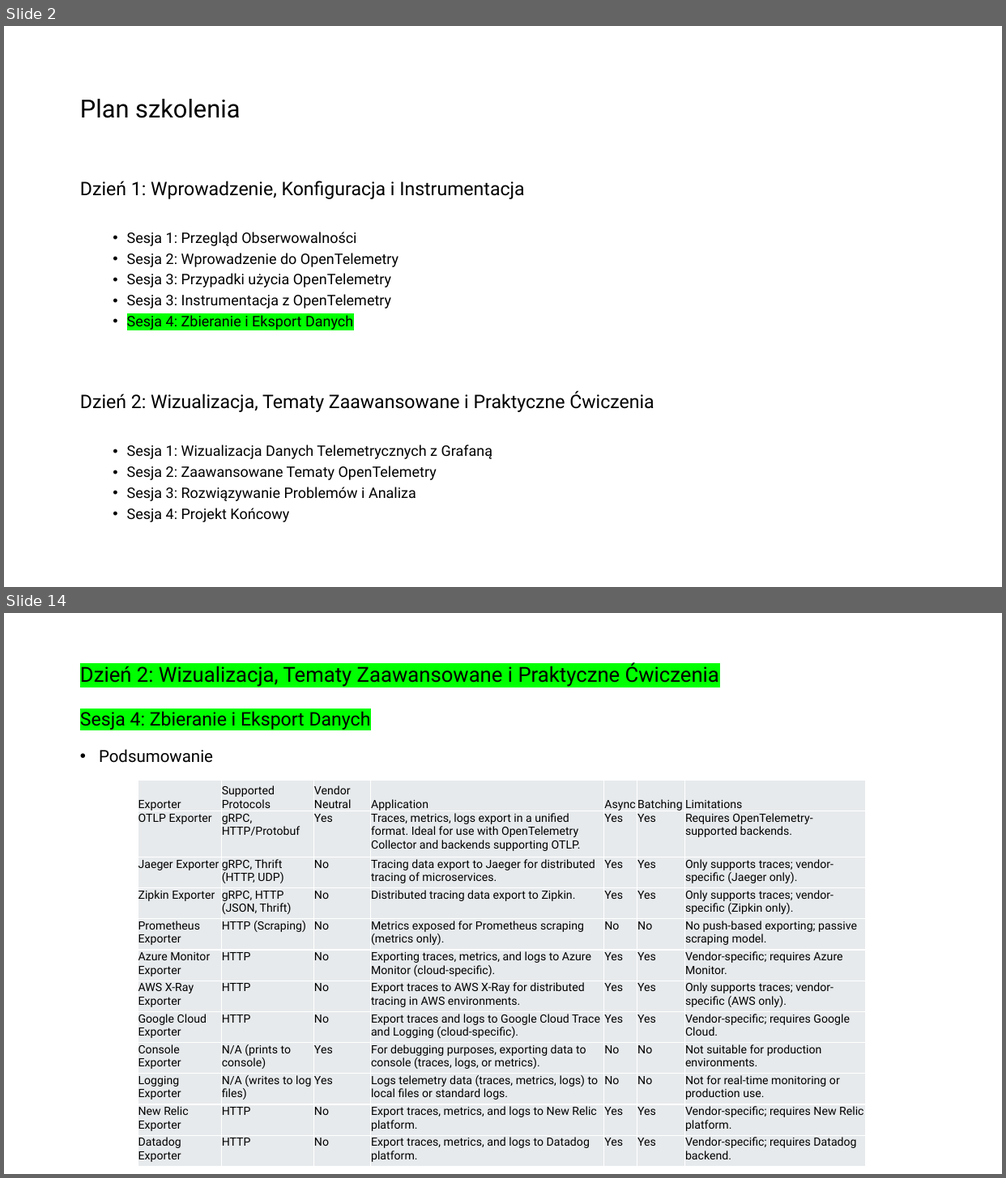
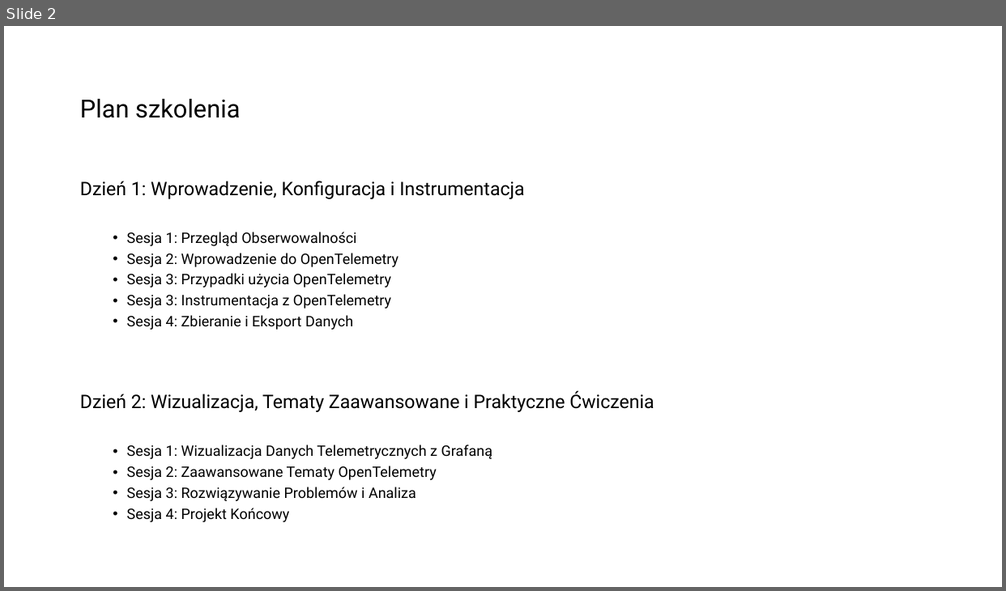
Before and after one commit to Kapsztajn/otel_training_python, a slide deck: otel teoria/Day 1 session 4.2 Konfiguracja Exporterow.pptx. Shown one above the other, each under a label of ours: slides 2 and 14 before the commit, slide 2 after it; the slides between them are not shown. The pictures are 1006x1178 and 1006x591 pixels, drawn with LibreOffice and Linux fonts; fonts in the diff are those of the drawing. Boxes give left, top, right and bottom in pixels: in the first picture for what was removed or moved away, otherwise in the second. Text is boxed around its words. In the diff, an @@ line names an element or a change of style, - is before the commit and + after.

```diff
--- a/otel teoria/Day 1 session 4.2 Konfiguracja Exporterow.pptx
+++ b/otel teoria/Day 1 session 4.2 Konfiguracja Exporterow.pptx
@@ slide 14 removed at (4,613,1002,1174), background #FFFFFF @@
@@ title removed at (80,663,719,730) @@
-Dzień 2: Wizualizacja, Tematy Zaawansowane i Praktyczne Ćwiczenia
-Sesja 4: Zbieranie i Eksport Danych
@@ text removed at (99,749,213,763) @@
-• Podsumowanie
@@ table removed at (138,780,867,1167), 12 rows, 7 columns @@
-Exporter | Supported Protocols | Vendor Neutral | Application | Async | Batching | Limitations
-OTLP Exporter | gRPC, HTTP/Protobuf | Yes | Traces, metrics, logs export in a unified format. Ideal for use with OpenTelemetry Collector and backends supporting OTLP. | Yes | Yes | Requires OpenTelemetry-supported backends.
-Jaeger Exporter | gRPC, Thrift (HTTP, UDP) | No | Tracing data export to Jaeger for distributed tracing of microservices. | Yes | Yes | Only supports traces; vendor-specific (Jaeger only).
-Zipkin Exporter | gRPC, HTTP (JSON, Thrift) | No | Distributed tracing data export to Zipkin. | Yes | Yes | Only supports traces; vendor-specific (Zipkin only).
-Prometheus Exporter | HTTP (Scraping) | No | Metrics exposed for Prometheus scraping (metrics only). | No | No | No push-based exporting; passive scraping model.
-Azure Monitor Exporter | HTTP | No | Exporting traces, metrics, and logs to Azure Monitor (cloud-specific). | Yes | Yes | Vendor-specific; requires Azure Monitor.
-AWS X-Ray Exporter | HTTP | No | Export traces to AWS X-Ray for distributed tracing in AWS environments. | Yes | Yes | Only supports traces; vendor-specific (AWS only).
-Google Cloud Exporter | HTTP | No | Export traces and logs to Google Cloud Trace and Logging (cloud-specific). | Yes | Yes | Vendor-specific; requires Google Cloud.
-Console Exporter | N/A (prints to console) | Yes | For debugging purposes, exporting data to console (traces, logs, or metrics). | No | No | Not suitable for production environments.
-Logging Exporter | N/A (writes to log files) | Yes | Logs telemetry data (traces, metrics, logs) to local files or standard logs. | No | No | Not for real-time monitoring or production use.
-New Relic Exporter | HTTP | No | Export traces, metrics, and logs to New Relic platform. | Yes | Yes | Vendor-specific; requires New Relic platform.
-Datadog Exporter | HTTP | No | Export traces, metrics, and logs to Datadog platform. | Yes | Yes | Vendor-specific; requires Datadog backend.
@@ slide 2 changed as well @@
@@ text at (127,315,353,330): highlight #00FF00 to none in "Sesja 4: Zbieranie i Eksport Danych" @@
```
Also in this commit, not shown: 2 other slides changed, 10 other slides removed, 23 other files.
